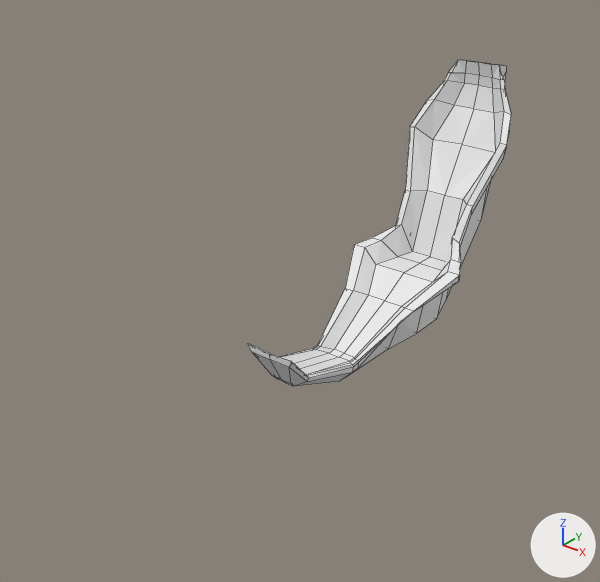
A saved change to the Blender file BasicSht/TutorialSht/akiraMotorCycle.blend.
One viewpoint serves both versions: a camera (50 mm lens) standing at (21.2, -31.3, 23.1) and looking at (-2.2, -2.1, 4.9). Arrows for +X, +Y and +Z are at lower right; the lights stay in place. Mesh edges are drawn as thin lines.

Before the edit, the objects in view are built like this:
```python
me_cube = bpy.data.meshes.new('Cube')
me_cube.from_pydata(...)  # 107 vertices, 97 faces; spans x 0.0..3.3, y -7.0..12.7, z -1.1..12.6
me_cube.materials.append(mat_material)  # its picture is missing
ob_cube = bpy.data.objects.new('Cube', me_cube)
ob_cube.location = (0.0, 0.0, 2.0)
_m = ob_cube.modifiers.new('Mirror', 'MIRROR')
_m.use_clip = True
```
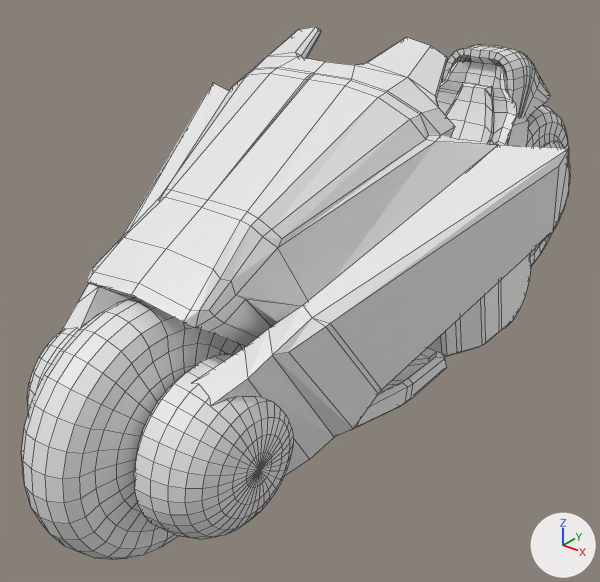
Commit message: finish cycle

What changed in the scene script:
```text
Change me_cube:
    used by ob_cube; location = (0.0, 0.0, 2.0)
    remove me_cube.from_pydata(...)  # 107 vertices, 97 faces; spans x 0.0..3.3, y -7.0..12.7, z -1.1..12.6
    add me_cube.from_pydata(...)  # 636 vertices, 533 faces; spans x 0.0..4.3, y -2.5..20.8, z -1.6..13.2
    me_cube part 1: 90 vertices removed from x 0.0..3.3, y -7.0..12.7, z -1.1..12.6; 619 vertices added at x 0.0..4.3, y -2.5..20.8, z -1.6..13.2
Add me_sphere_002:
    me_sphere_002.from_pydata(...)  # 482 vertices, 512 faces; spans x -1.0..1.0, y -1.0..1.0, z -0.35..0.35
    me_sphere_002.materials.append(mat_material)  # its picture is missing
Add me_cube_004:
    me_cube_004.from_pydata(...)  # 559 vertices, 527 faces; spans x 0.0..2.0, y -2.17..2.21, z -1.16..0.76
    me_cube_004.materials.append(mat_material)  # its picture is missing
Add me_cube_002:
    me_cube_002.from_pydata(...)  # 170 vertices, 149 faces; spans x 0.0..0.86, y -1.05..1.2, z -1.31..0.84
    me_cube_002.materials.append(mat_material)  # its picture is missing
Add ob_sphere_001:
    ob_sphere_001 = bpy.data.objects.new('Sphere.001', me_sphere_002)
    ob_sphere_001.location = (0.0, 17.26, 5.29)
    ob_sphere_001.rotation_euler = (0.0, 1.571, 0.0)  # degrees (0, 90, 0)
    ob_sphere_001.scale = (5.83, 5.83, 5.83)
Add ob_sphere:
    ob_sphere = bpy.data.objects.new('Sphere', me_sphere_002.copy())
    ob_sphere.location = (0.0, -14.12, 4.43)
    ob_sphere.rotation_euler = (0.0, 1.571, 0.0)  # degrees (0, 90, 0)
    ob_sphere.scale = (5.3, 5.3, 5.3)
Add ob_cube_004:
    ob_cube_004 = bpy.data.objects.new('Cube.004', me_cube_004)
    ob_cube_004.location = (0.0, -8.52, 9.68)
    ob_cube_004.rotation_euler = (0.499, 0.0, 0.0)  # degrees (29, 0, 0)
    ob_cube_004.scale = (4.8, 4.8, 4.8)
    _m = ob_cube_004.modifiers.new('Mirror', 'MIRROR')
    _m.use_clip = True
Add ob_cube_002:
    ob_cube_002 = bpy.data.objects.new('Cube.002', me_cube_002)
    ob_cube_002.location = (0.0, -2.06, 6.76)
    ob_cube_002.rotation_euler = (-0.698, 0.0, 0.0)  # degrees (-40, 0, 0)
    ob_cube_002.scale = (5.2, 5.2, 5.2)
    _m = ob_cube_002.modifiers.new('Mirror', 'MIRROR')
    _m.use_clip = True
```

Pixel boxes (x1, y1, x2, y2) of what changed, in the pictures (600 x 582 px):
'Cube.004', added: after (27, 27, 569, 539)
'Cube', reshaped: before (248, 60, 511, 386); after (428, 44, 571, 356)
'Sphere', added: after (21, 297, 246, 560)
'Cube.002', added: after (354, 348, 447, 428)
'Sphere.001', added: after (527, 105, 569, 266)
